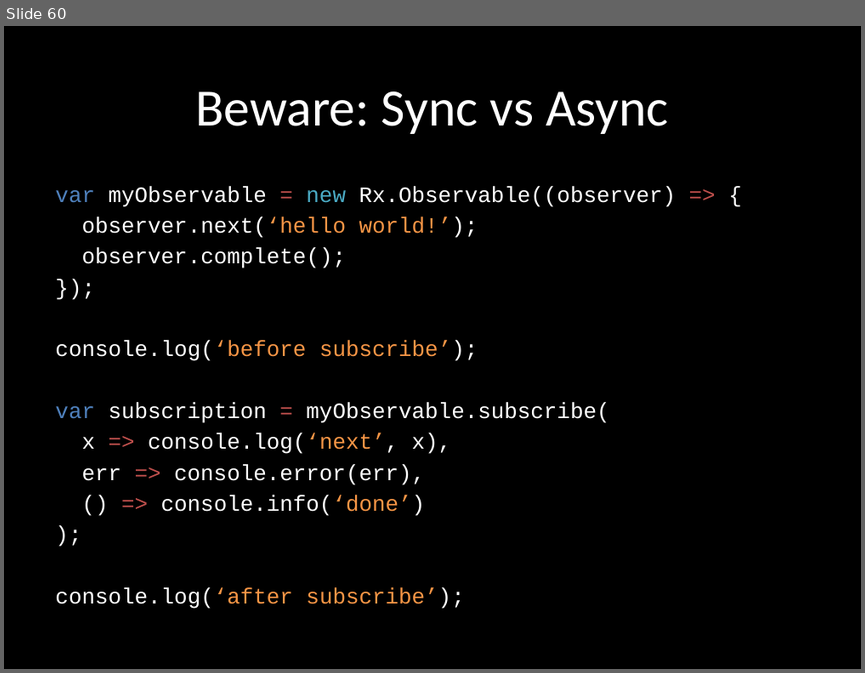
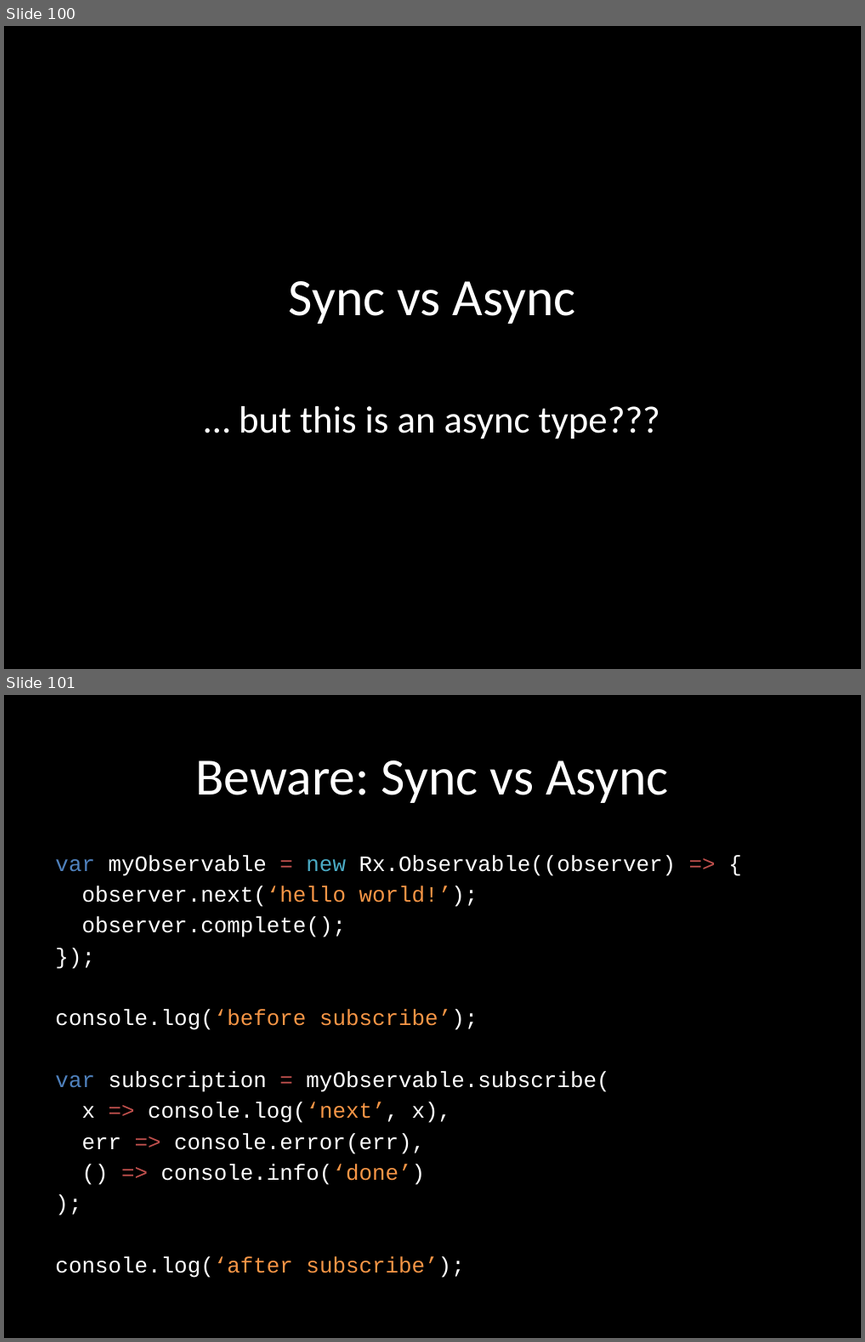
Before and after one commit to benlesh/rxjs-workshop-angular, a slide deck: rxjs-workshop.pptx. Shown one above the other, each under a label of ours: slide 60 before the commit, slides 100 and 101 after it. The pictures are 865x673 and 865x1342 pixels, drawn with LibreOffice and Linux fonts; fonts in the diff are those of the drawing. Boxes give left, top, right and bottom in pixels: in the first picture for what was removed or moved away, otherwise in the second. Text is boxed around its words. In the diff, an @@ line names an element or a change of style, - is before the commit and + after.

```diff
--- a/rxjs-workshop.pptx
+++ b/rxjs-workshop.pptx
@@ slide 100 added at [4,26,861,669], background #000000 @@
@@ title added at [289,281,576,324], 44 pt, text #FFFFFF @@
+Sync vs Async
@@ subtitle added at [239,406,660,439], 32 pt, text #FFFFFF @@
+… but this is an async type???
@@ what was slide 60 is now slide 101 @@
```
Also in this commit, not shown: 3 slides changed, 40 other slides added, 1 other file.
